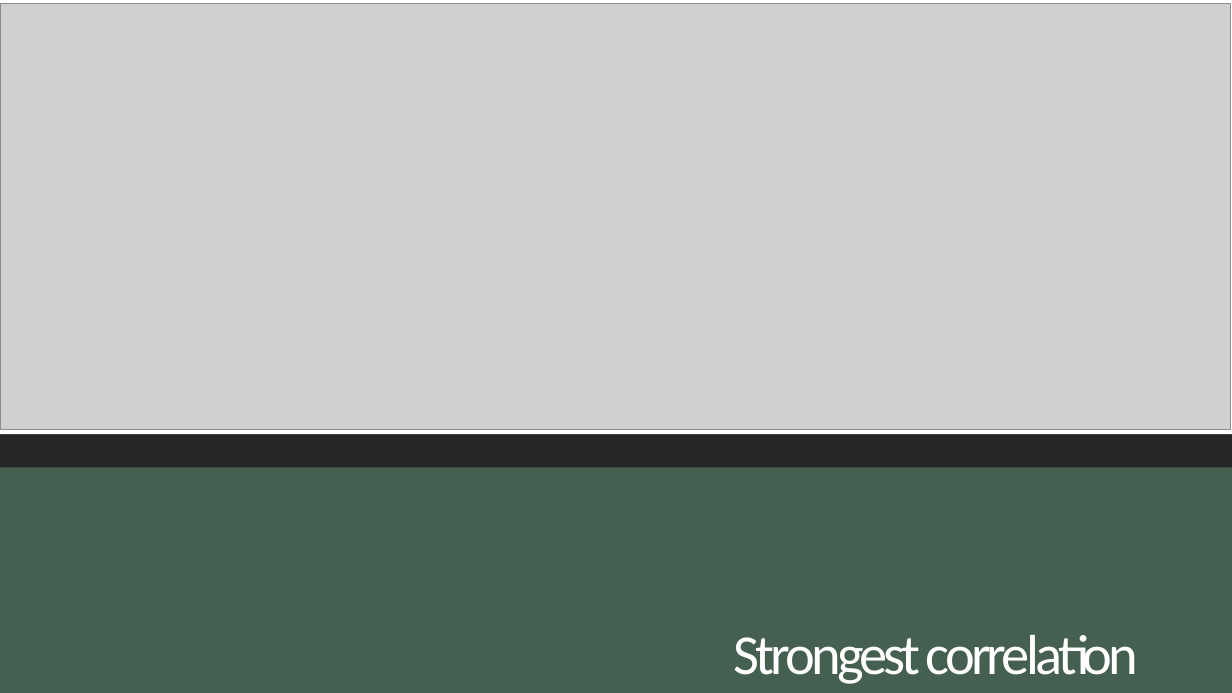
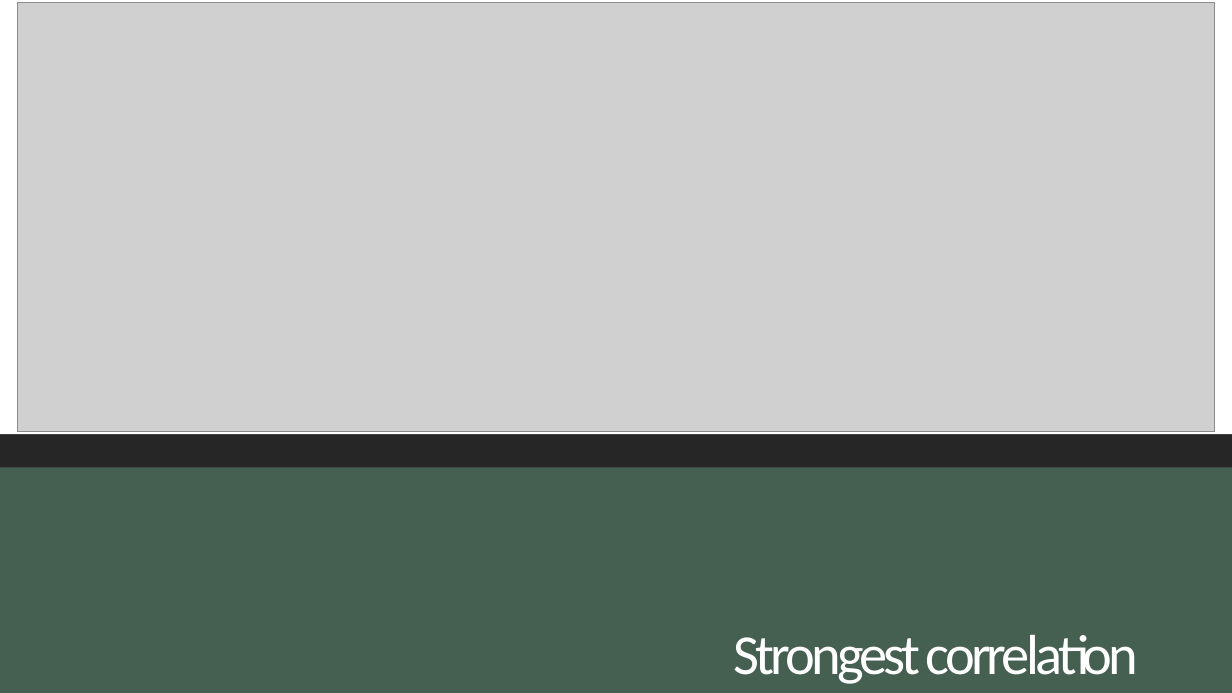
Before and after one commit to ashleighdevito/Cryptocurrency, a slide deck: slide 13 of Presentation/1_cryptocurrency_presentation.pptx. Drawn at 1232x693 pixels with LibreOffice and Linux fonts; fonts in the diff are those of the drawing; grey boxes stand for pictures. Boxes give left, top, right and bottom in pixels: in the first picture for what was removed or moved away, otherwise in the second. Text is boxed around its words. In the diff, an @@ line names an element or a change of style, - is before the commit and + after.

```diff
--- a/Presentation/1_cryptocurrency_presentation.pptx
+++ b/Presentation/1_cryptocurrency_presentation.pptx
@@ picture: place and size @@
-picture at bbox=[1, 4, 1231, 430]
+picture at bbox=[18, 3, 1215, 431]
@@ text in rectangle at bbox=[925, 429, 1222, 431]: text removed @@
-Jupyter Notebook
```
Also in this commit, not shown: 11 other slides changed, 2 slides added, 3 slides removed, 21 other files.
